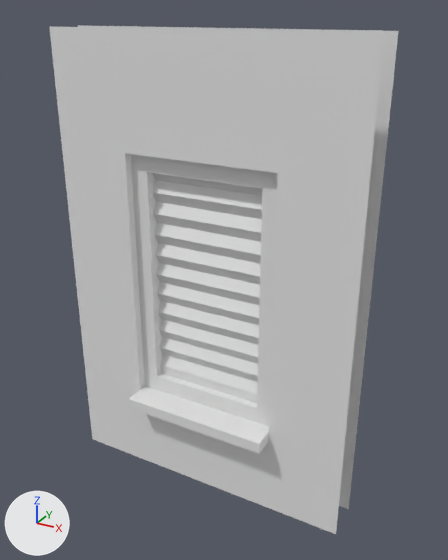
Two versions of the FBX model Assets/Modular_Props/Mesh/MD_Window_NotShootable.fbx, one commit apart.
One viewpoint serves both versions: a 50 mm lens placed at (2.82, -2.98, 3.1), pointed at (1.08, 0.18, 1.52). The lights are fixed; the arrows at lower left show +X, +Y and +Z. Where no turn or scale is listed for an object, it has been applied to the vertices.

Names of what the first picture shows: 'MD_Window_NotShootable'.
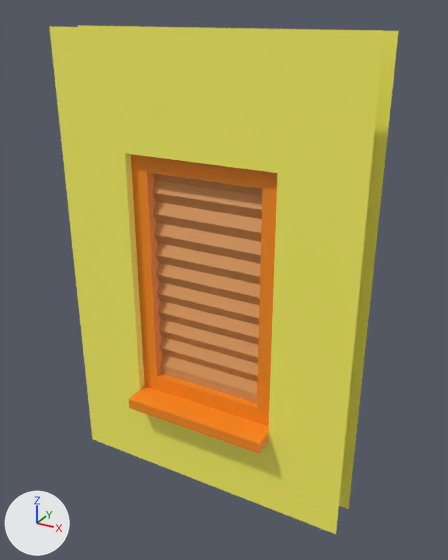
The change, as JSON lines over the scene's bpy script:
```json
{"op": "add", "block": "img_prop_texture_set01_png", "code": ["img_prop_texture_set01_png = load_image('Prop_Texture_Set01.png', '../../Materials/Prop_Texture_Set01.png', 64, 64, 'sRGB')"]}
{"op": "remove", "block": "mat_mr_modularset", "code": "mat_mr_modularset.base_color = (0.8, 0.8, 0.8)  # white #e7e7e7"}
{"op": "add", "block": "mat_mr_modularset", "code": "mat_mr_modularset.texture = img_prop_texture_set01_png"}
{"block": "me_cube_007", "where": "me_cube_007.from_pydata(...)  # 152 vertices, 92 faces; spans x 0.0..2.0, y -0.13..0.38, z 0.0..3.0"}
{"block": "me_cube_007", "where": "# used by ob_md_window_notshootable; location = (0.0, 0.0, 0.0)"}
{"block": "me_cube_007", "change": "me_cube_007 part 1: texture (UV) coordinates of 92 of 92 faces, centred in x 0.25..1.75, y -0.13..0.38, z 0.27..2.65, changed; they spanned u 0.0..0.62, v 0.0..1.0 and now span u 0.48..0.91, v 0.2..0.57"}
```

Boxes [x1, y1, x2, y2] around the edits, measured in the pictures (448 x 560 px):
```json
{"object": "MD_Window_NotShootable", "change": "surface changed", "before": [49, 25, 399, 534], "after": [49, 25, 399, 534]}
```
